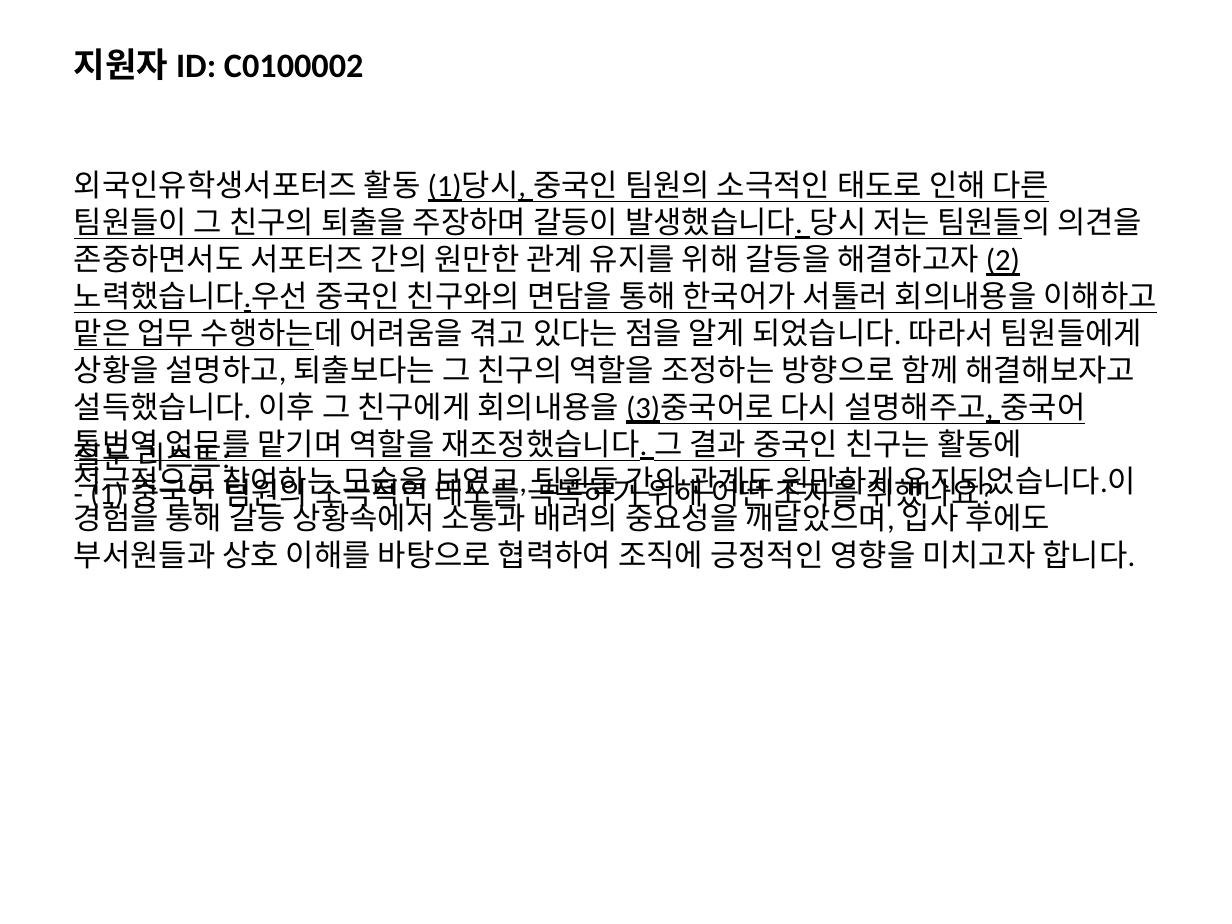
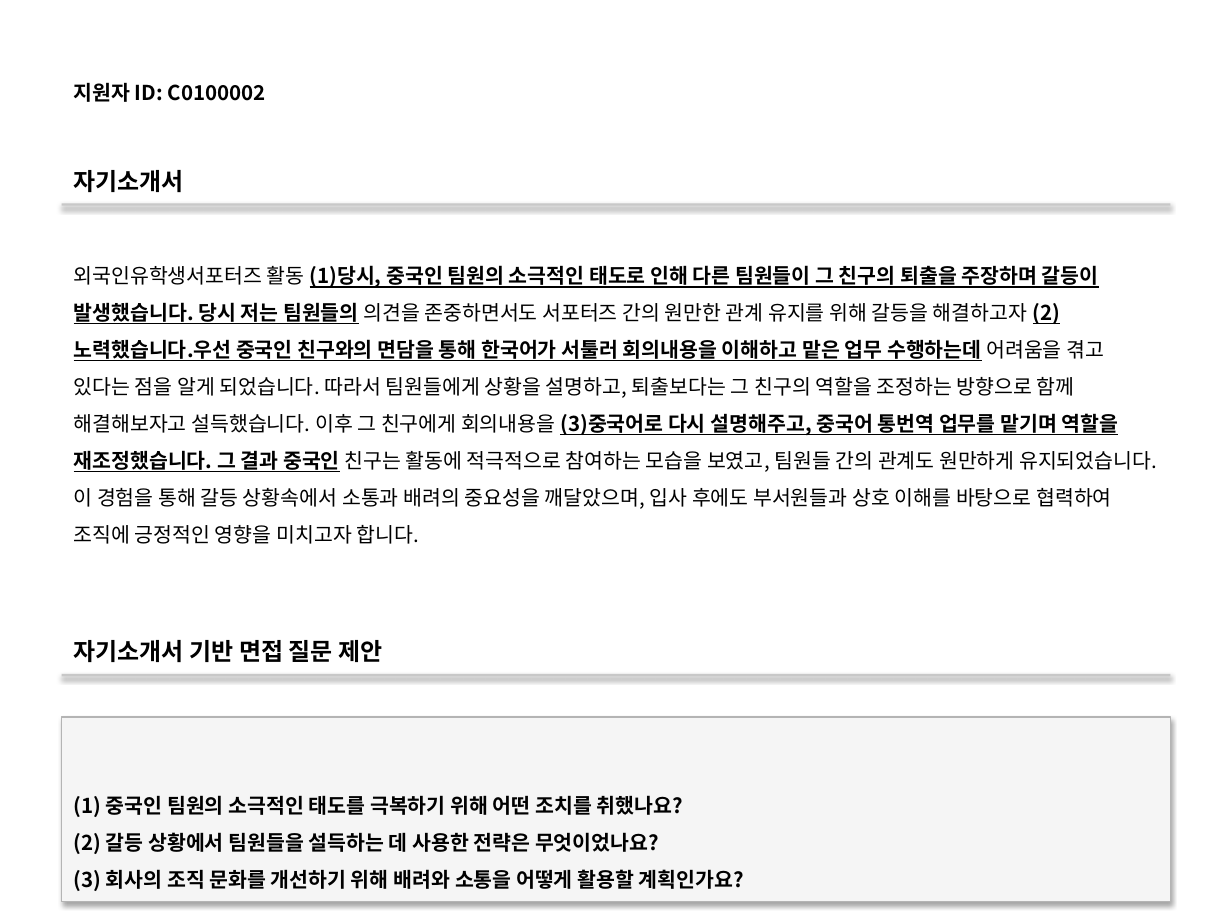
Before and after one commit to DaeGul2/isbr-auto-questionnaire, a slide deck: slide 5 of ppt_auto/test.pptx (slide 6 before the commit). Drawn at 1232x924 pixels with LibreOffice and Linux fonts; fonts in the diff are those of the drawing. Boxes give left, top, right and bottom in pixels: in the first picture for what was removed or moved away, otherwise in the second. Text is boxed around its words. In the diff, an @@ line names an element or a change of style, - is before the commit and + after.

```diff
--- a/ppt_auto/test.pptx
+++ b/ppt_auto/test.pptx
@@ text "지원자 ID: C0100002" at [74, 82, 266, 102]: size 20 to 12 pt, font Calibri to Noto Sans CJK KR @@
@@ text added at [74, 170, 184, 192], 14 pt, text #000000, bold @@
+자기소개서
@@ text "외국인유학생서포터즈 활동 (1)당시, 중국인 팀원의 ...": place and size @@
-text "외국인유학생서포터즈 활동 (1)당시, 중국인 팀원의 ..." at [74, 170, 1156, 569]
+text "외국인유학생서포터즈 활동 (1)당시, 중국인 팀원의 ..." at [74, 263, 1157, 509]
@@ text "외국인유학생서포터즈 활동 (1)당시, 중국인 팀원의 ..." at [74, 263, 1157, 509]: size 18 to 12 pt, font Calibri to Noto Sans CJK KR; bold on in "(1)당시, 중국인 팀원의 소극적인 태도로 인해 다른 ..."; underline on in "팀원들의 수행하는데 중국인"; line spacing 1 to 1.5; more space between paragraphs @@
@@ rectangle added at [62, 203, 1170, 206], fill #C8C8C8 @@
@@ text removed at [74, 436, 995, 513] @@
-질문 리스트:
-- (1) 중국인 팀원의 소극적인 태도를 극복하기 위해 어떤 조치를 취했나요?
@@ text added at [74, 640, 382, 662], 14 pt, text #000000, bold @@
+자기소개서 기반 면접 질문 제안
@@ rectangle added at [62, 674, 1170, 676], fill #C8C8C8 @@
@@ rectangle added at [62, 717, 1170, 902], fill #F5F5F5, outline #B4B4B4 0.75 pt, 12 pt, text #000000, bold @@
+(1) 중국인 팀원의 소극적인 태도를 극복하기 위해 어떤 조치를 취했나요?
+(2) 갈등 상황에서 팀원들을 설득하는 데 사용한 전략은 무엇이었나요?
+(3) 회사의 조직 문화를 개선하기 위해 배려와 소통을 어떻게 활용할 계획인가요?
```
Also in this commit, not shown: 5 other slides changed, 1 slide removed, 2 other files.
